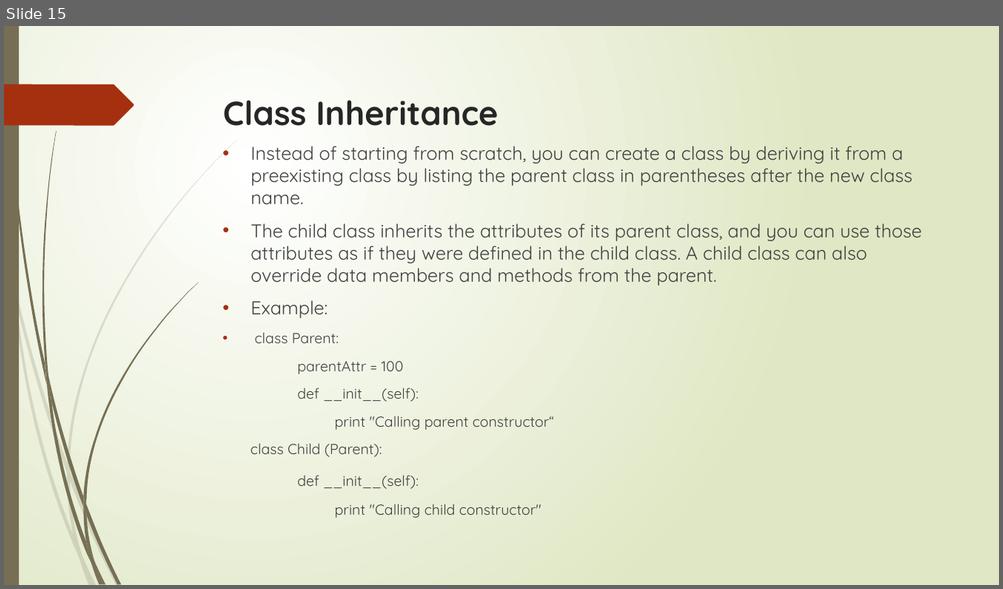
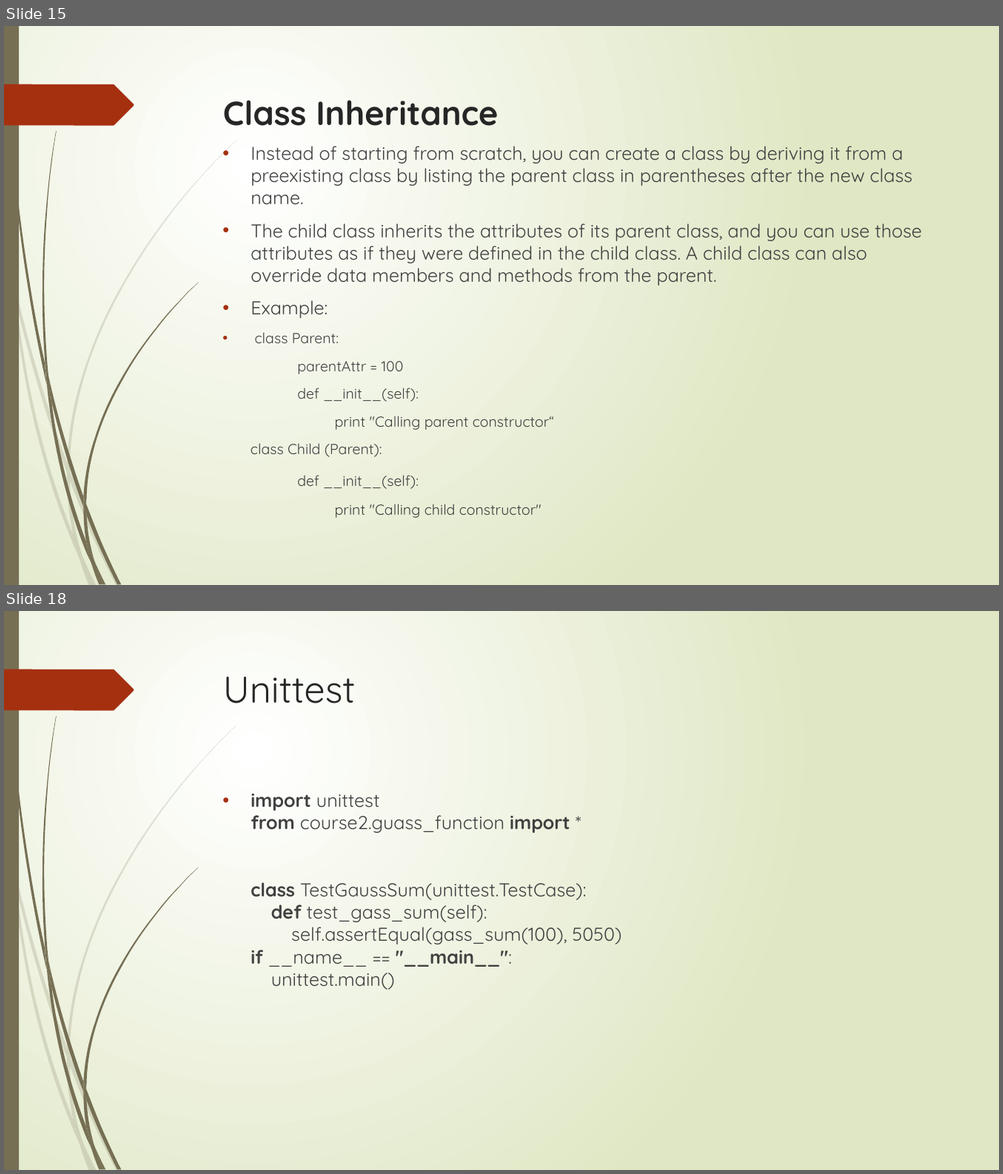
Before and after one commit to flyworker/python-automation-testing, a slide deck: document/course2-3.pptx. Shown one above the other, each under a label of ours: slide 15 before the commit, slides 15 and 18 after it; the slides between them are not shown. The pictures are 1003x589 and 1003x1174 pixels, drawn with LibreOffice and Linux fonts; fonts in the diff are those of the drawing. Boxes give left, top, right and bottom in pixels: in the first picture for what was removed or moved away, otherwise in the second. Text is boxed around its words. In the diff, an @@ line names an element or a change of style, - is before the commit and + after.

Commit message:
add just eat test

```diff
--- a/document/course2-3.pptx
+++ b/document/course2-3.pptx
@@ slide 18 added at (4, 611, 999, 1170), background gradient #FFFFFF to #DFE8C4; not listed: 24 template elements that a slide beside it also shows @@
@@ title added at (223, 676, 356, 703), 36 pt, text #262626 @@
+Unittest
@@ text added at (250, 794, 622, 990), 18 pt, text #404040 @@
+• import unittest
+  from course2.guass_function import *
+  class TestGaussSum(unittest.TestCase):
+  def test_gass_sum(self):
+  self.assertEqual(gass_sum(100), 5050)
+  if __name__ == "__main__":
+  unittest.main()
```
Also in this commit, not shown: 2 slides changed, 6 other slides added, 11 other files.
